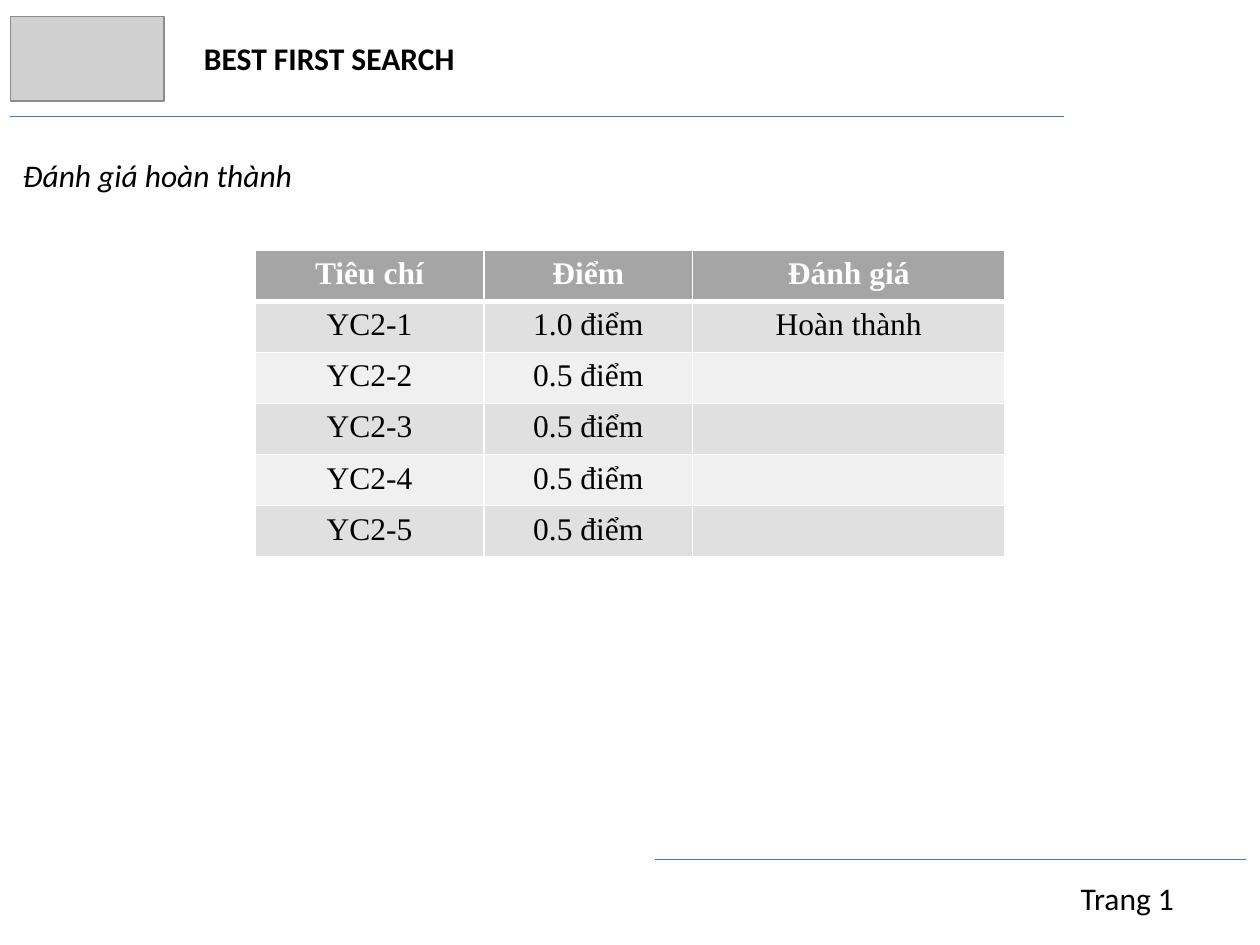
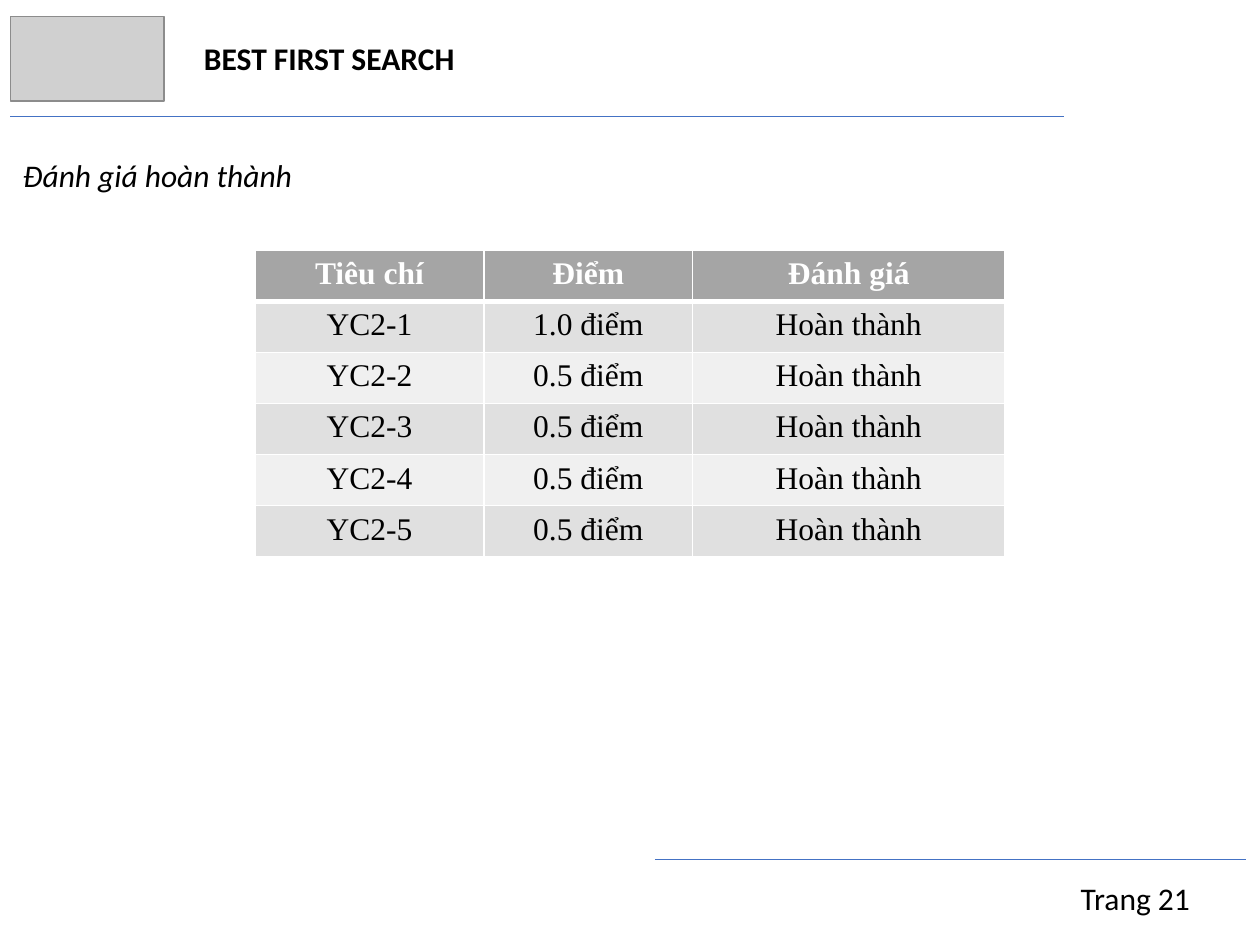
Before and after one commit to trngbro/AI, a slide deck: slide 21 of present/presentation.pptx. Drawn at 1260x945 pixels with LibreOffice and Linux fonts; fonts in the diff are those of the drawing; grey boxes stand for pictures. Boxes give left, top, right and bottom in pixels: in the first picture for what was removed or moved away, otherwise in the second. Text is boxed around its words. In the diff, an @@ line names an element or a change of style, - is before the commit and + after.

```diff
--- a/present/presentation.pptx
+++ b/present/presentation.pptx
@@ table at (x1=255, y1=251, x2=1005, y2=557) @@
-row 3, column 3: 
+row 3, column 3: Hoàn thành
-row 4, column 3: 
+row 4, column 3: Hoàn thành
-row 5, column 3: 
+row 5, column 3: Hoàn thành
-row 6, column 3: 
+row 6, column 3: Hoàn thành
@@ text at (x1=1081, y1=889, x2=1190, y2=916): text changed @@
-Trang 1
+Trang 21
```
Also in this commit, not shown: 24 other slides changed.
